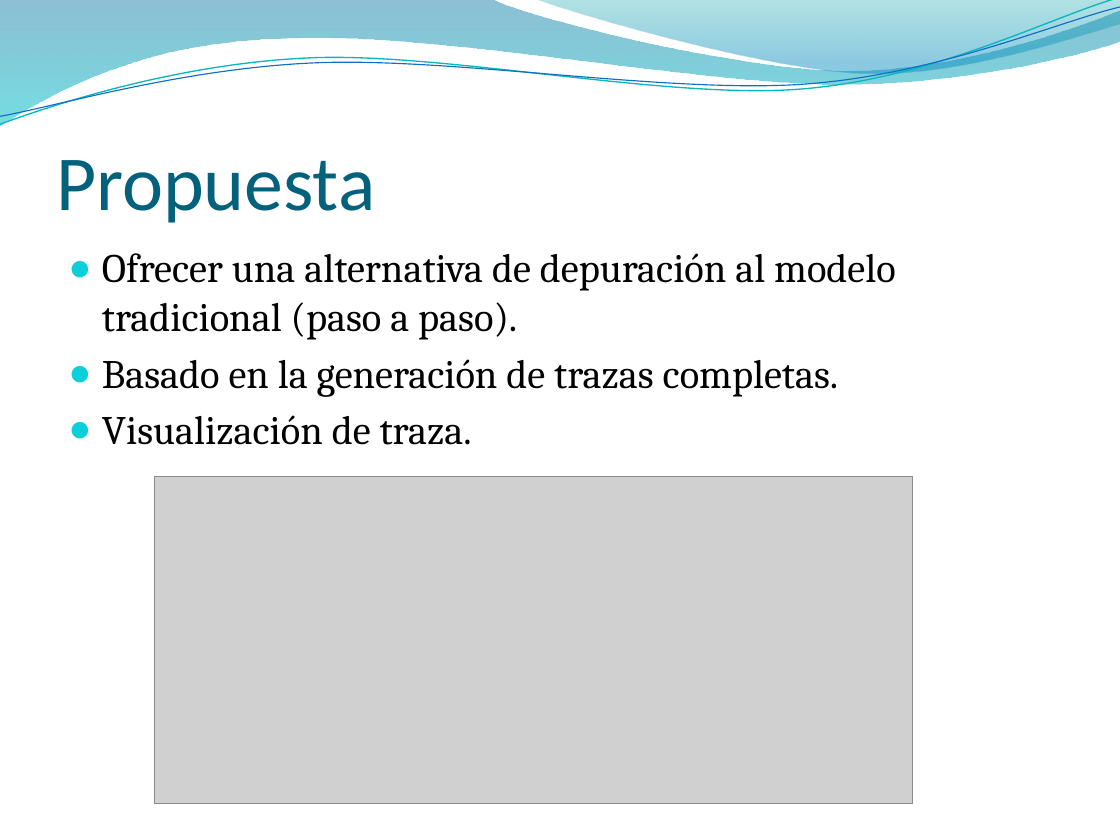
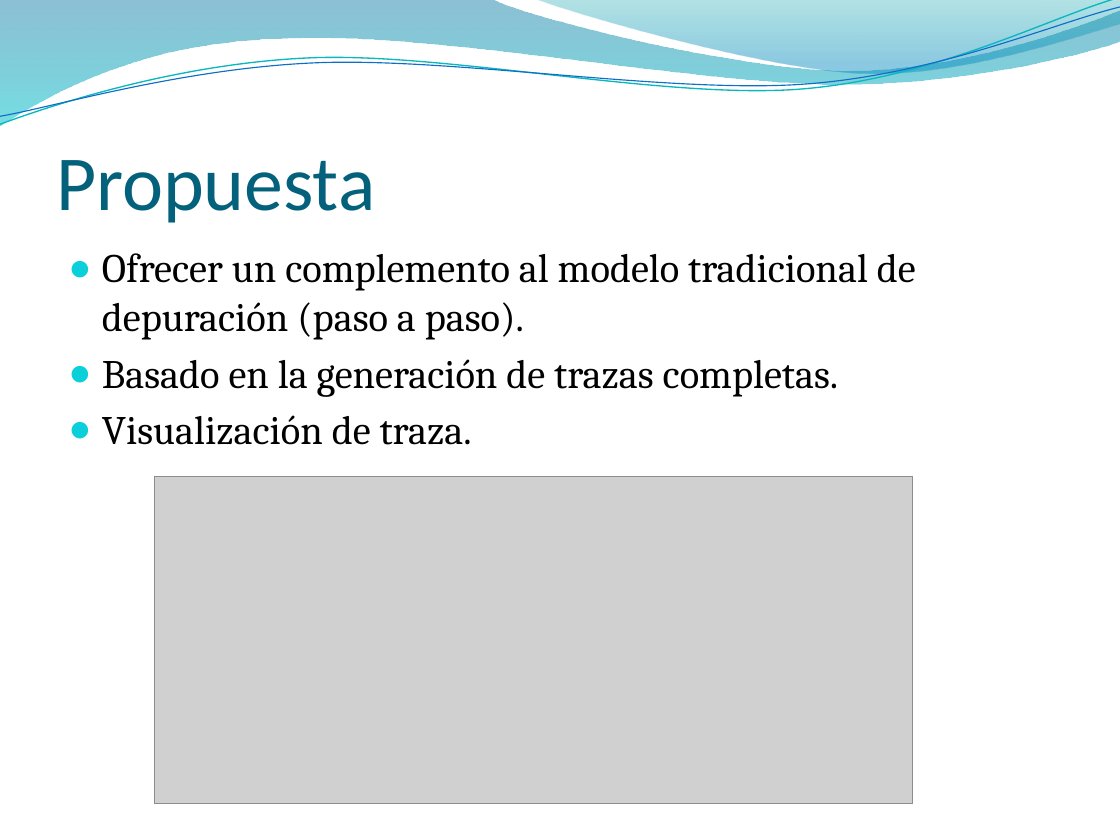
Before and after one commit to DiegoArranzGarcia/JavaTracer, a slide deck: slide 5 of JavaTracer/Analizador orientado a métodos para aplicaciones Java.pptx (slide 6 before the commit). Drawn at 1120x840 pixels with LibreOffice and Linux fonts; fonts in the diff are those of the drawing; grey boxes stand for pictures; background and template pictures are left out. Boxes give left, top, right and bottom in pixels: in the first picture for what was removed or moved away, otherwise in the second. Text is boxed around its words. In the diff, an @@ line names an element or a change of style, - is before the commit and + after.

```diff
--- a/JavaTracer/Analizador orientado a métodos para aplicaciones Java.pptx
+++ b/JavaTracer/Analizador orientado a métodos para aplicaciones Java.pptx
@@ text at (102, 253, 916, 340): text changed @@
-● Ofrecer una alternativa de depuración al modelo tradicional (paso a paso).
+● Ofrecer un complemento al modelo tradicional de depuración (paso a paso).
```
Also in this commit, not shown: 6 other slides changed, 1 slide added, 2 slides removed, 1 other file.
